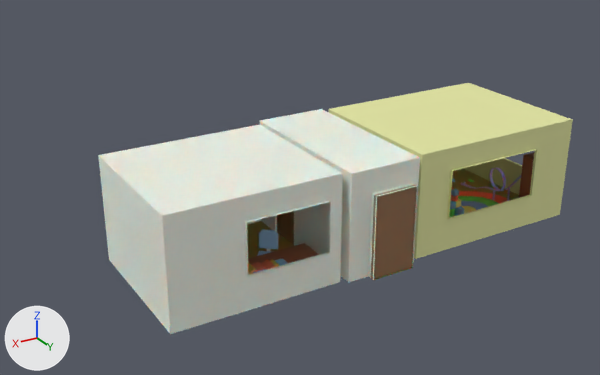
Before and after pictures for a commit that changed the Blender file Assets/FBX/House.blend.
One viewpoint serves both versions: a 50 mm lens placed at (76.1, 119.8, 65.4), pointed at (-7.1, -18.9, -4.0). Every picture has the same lights, and +X, +Y and +Z are marked at lower left.

Script lines for the objects in view, before the commit:
```python
me_cube_013 = bpy.data.meshes.new('Cube.013')
me_cube_013.from_pydata(...)  # 16 vertices, 11 faces; spans x -1.88..1.88, y -0.72..0.72, z 0.0..1.52
me_cube_013.materials.append(mat_material_041)  # brown #884b2d
me_cube_017 = bpy.data.meshes.new('Cube.017')
me_cube_017.from_pydata(...)  # 80 vertices, 67 faces; spans x -18.2..3.3, y -4.7..3.9, z 0.0..5.1
# faces by material slot: [39, 7, 21]
me_cube_017.materials.append(mat_material_002)  # white #edf2e7
me_cube_017.materials.append(mat_material_004)  # brown #a3833a
me_cube_017.materials.append(mat_material_001)  # beige #e5e7a5
me_cube_026 = bpy.data.meshes.new('Cube.026')
me_cube_026.from_pydata(...)  # 130 vertices, 114 faces; spans x -2.17..0.0, y -0.07..0.26, z -2.0..2.0
# faces by material slot: [48, 66]
me_cube_026.materials.append(mat_material_011)  # brown #8b6139
me_cube_026.materials.append(mat_material_010)  # brown #a8863a
ob_desk = bpy.data.objects.new('Desk', me_cube_013)
ob_desk.location = (16.1, 11.6, -7.0)
ob_desk.scale = (4.0, 4.0, 4.0)
ob_front_door = bpy.data.objects.new('Front Door', me_cube_026)
ob_front_door.location = (-0.7, 16.4, 1.0)
ob_front_door.scale = (4.0, -4.0, 4.0)
ob_walls = bpy.data.objects.new('Walls', me_cube_017)
ob_walls.location = (23.2, 1.3, -7.0)
ob_walls.scale = (4.0, 4.0, 4.0)
# also in view: 'Mat' at (-30.6, 3.0, -6.8); 'Teen Door' at (4.3, -4.9, 0.9)
```
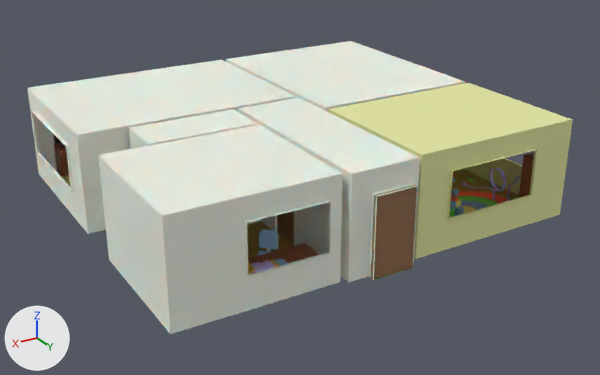
Scene script edits in JSON lines:
```json
{"op": "add", "block": "mat_material_019", "code": ["mat_material_019 = principled_material('Material.019')", "mat_material_019.base_color = (0.022, 0.022, 0.022)  # black #292929", "mat_material_019.roughness = 0.367", "mat_material_019.specular_ior_level = 0.675"]}
{"op": "add", "block": "mat_material_014", "code": ["mat_material_014 = principled_material('Material.014')", "mat_material_014.base_color = (0.0, 0.0, 0.0)  # black #000000", "mat_material_014.roughness = 0.0333", "mat_material_014.specular_ior_level = 0.575"]}
{"block": "me_cube_017", "where": "# used by ob_walls; location = (23.2, 1.3, -7.0); scale = (4.0, 4.0, 4.0)"}
{"op": "remove", "block": "me_cube_017", "code": "me_cube_017.from_pydata(...)  # 80 vertices, 67 faces; spans x -18.2..3.3, y -4.7..3.9, z 0.0..5.1"}
{"op": "add", "block": "me_cube_017", "code": "me_cube_017.from_pydata(...)  # 136 vertices, 116 faces; spans x -18.2..3.5, y -16.1..3.9, z 0.0..5.1"}
{"block": "me_cube_017", "change": "me_cube_017 part 1: 12 vertices moved from x -8.5..-4.9, y -4.7..-4.4, z 0.0..5.1 to x -8.5..-4.9, y -7.0..-6.7, z 0.0..5.1; 56 vertices added at x -18.1..3.5, y -16.1..-4.1, z 0.0..5.1"}
{"op": "add", "block": "me_cube_039", "code": ["me_cube_039 = bpy.data.meshes.new('Cube.039')", "me_cube_039.from_pydata(...)  # 318 vertices, 278 faces; spans x -0.54..1.16, y -2.1..2.09, z 0.0..1.6", "# faces by material slot: [233, 45]", "me_cube_039.materials.append(mat_material_041)  # brown #884b2d", "me_cube_039.materials.append(mat_material_042)  # orange #c26b41"]}
{"op": "add", "block": "me_cube_036", "code": ["me_cube_036 = bpy.data.meshes.new('Cube.036')", "me_cube_036.from_pydata([(-7.8, -0.3, -4.2), (-7.8, -0.3, 4.2), (-8.2, 0.3, -4.5), (-8.2, 0.3, 4.5), (7.8, -0.3, -4.2), (7.8, -0.3, 4.2), (8.2, 0.3, -4.5), (8.2, 0.3, 4.5), (-7.8, 0.3, 4.0), (-7.8, 0.3, -4.0), (7.8, 0.3, -4.0), (7.8, 0.3, 4.0)], [], [(0, 1, 3, 2), (7, 6, 10, 11), (6, 7, 5, 4), (4, 5, 1, 0), (2, 6, 4, 0), (7, 3, 1, 5), (9, 8, 11, 10), (6, 2, 9, 10), (3, 7, 11, 8), (2, 3, 8, 9)])", "for i in [6]: me_cube_036.polygons[i].material_index = 1", "me_cube_036.materials.append(mat_material_019)  # black #292929", "me_cube_036.materials.append(mat_material_014)  # black #000000"]}
{"op": "add", "block": "ob_commode", "code": ["ob_commode = bpy.data.objects.new('Commode', me_cube_039)", "ob_commode.location = (23.9, -60.3, -7.0)", "ob_commode.rotation_euler = (0.0, 0.0, 1.571)  # degrees (0, 0, 90)", "ob_commode.scale = (4.0, 4.0, 4.0)"]}
{"op": "add", "block": "ob_cube", "code": ["ob_cube = bpy.data.objects.new('Cube', me_cube_036)", "ob_cube.location = (24.0, -62.1, 4.1)"]}
```

Pixel boxes [x1, y1, x2, y2] of what changed, in the pictures (600 x 375 px):
```json
{"object": "Walls", "change": "reshaped", "before": [98, 83, 573, 334], "after": [27, 41, 573, 334], "on screen": "15% wider, 17% taller"}
{"object": "Commode", "change": "added", "after": [54, 143, 69, 176], "faces in mat_material_041 (brown #884b2d)": [54, 143, 69, 176]}
{"object": "Cube", "change": "added", "after": [54, 135, 62, 144]}
{"part": 1, "of": "me_cube_017", "change": "built on", "before": [260, 109, 420, 174], "after": [27, 41, 465, 234]}
```
